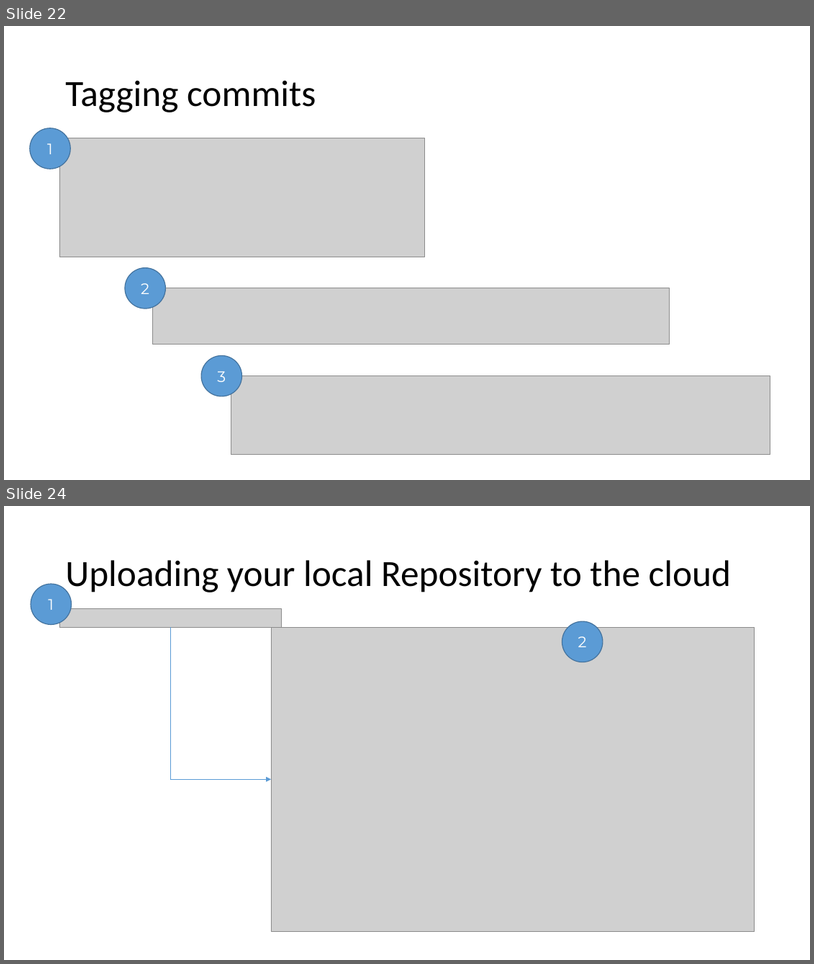
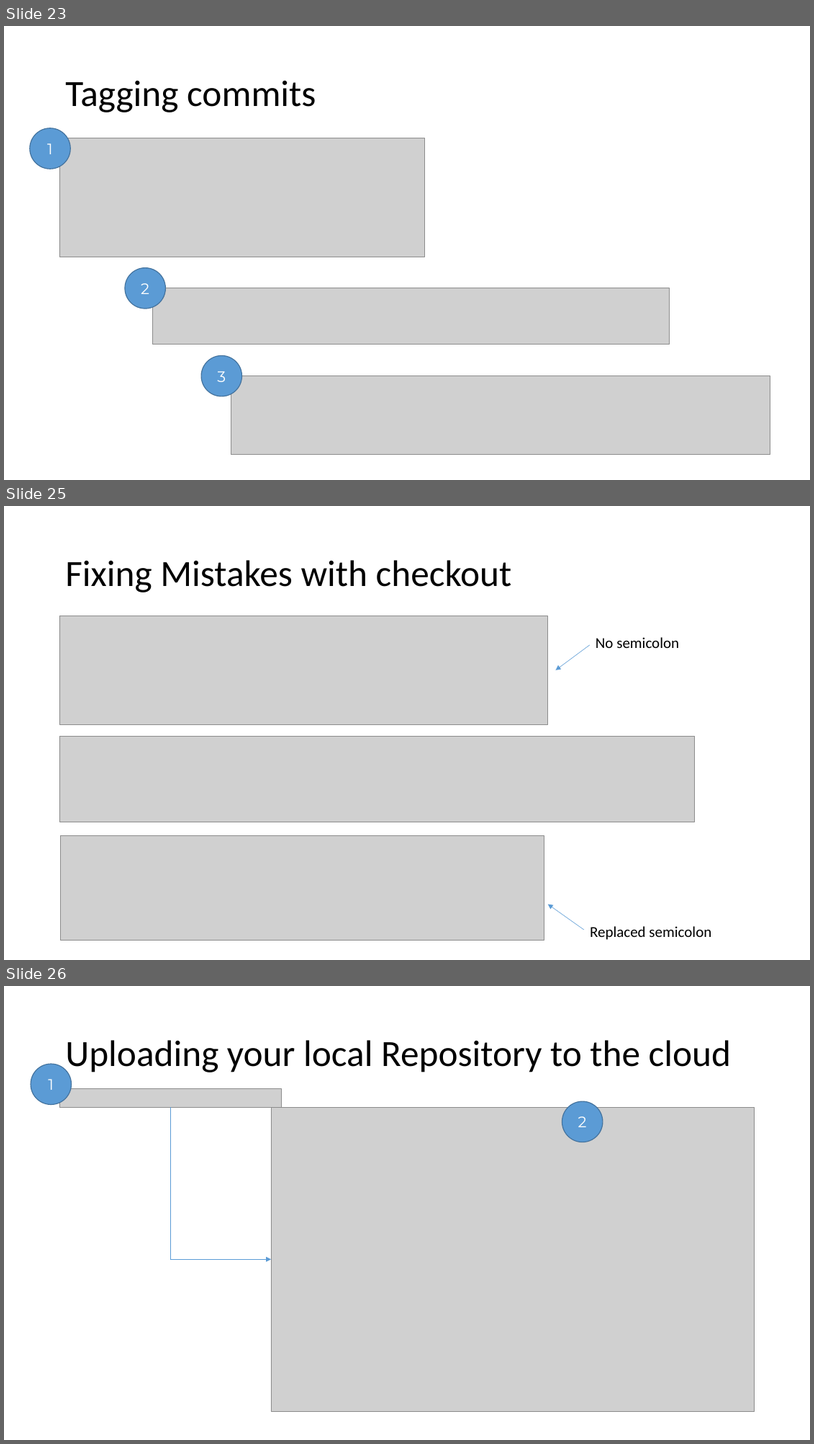
Before and after one commit to shabbir-hussain/ecse321tutorials, a slide deck: 01-githubTutorial1.pptx. Shown one above the other, each under a label of ours: slides 22 and 24 before the commit, slides 23, 25 and 26 after it; the slides between them are not shown. The pictures are 814x964 and 814x1444 pixels, drawn with LibreOffice and Linux fonts; fonts in the diff are those of the drawing; grey boxes stand for pictures. Boxes give left, top, right and bottom in pixels: in the first picture for what was removed or moved away, otherwise in the second. Text is boxed around its words. In the diff, an @@ line names an element or a change of style, - is before the commit and + after.

```diff
--- a/01-githubTutorial1.pptx
+++ b/01-githubTutorial1.pptx
@@ slide 25 added at <box>4,506,810,960</box>, background #FFFFFF @@
@@ title added at <box>65,560,512,592</box>, 44 pt, text #000000 @@
+Fixing Mistakes with checkout
@@ picture added at <box>59,615,548,724</box> @@
@@ arrow added from (590, 645) to (556, 670), #5B9BD5 0.5 pt @@
@@ text added at <box>596,637,679,648</box>, 18 pt, text #000000 @@
+No semicolon
@@ picture added at <box>59,736,695,821</box> @@
@@ picture added at <box>60,835,544,939</box> @@
@@ arrow added from (584, 929) to (548, 904), #5B9BD5 0.5 pt @@
@@ text added at <box>590,926,712,939</box>, 18 pt, text #000000 @@
+Replaced semicolon
@@ what was slide 22 is now slide 23 @@
@@ what was slide 24 is now slide 26 @@
```
Also in this commit, not shown: 6 slides changed, 4 other slides added, 2 slides removed.
